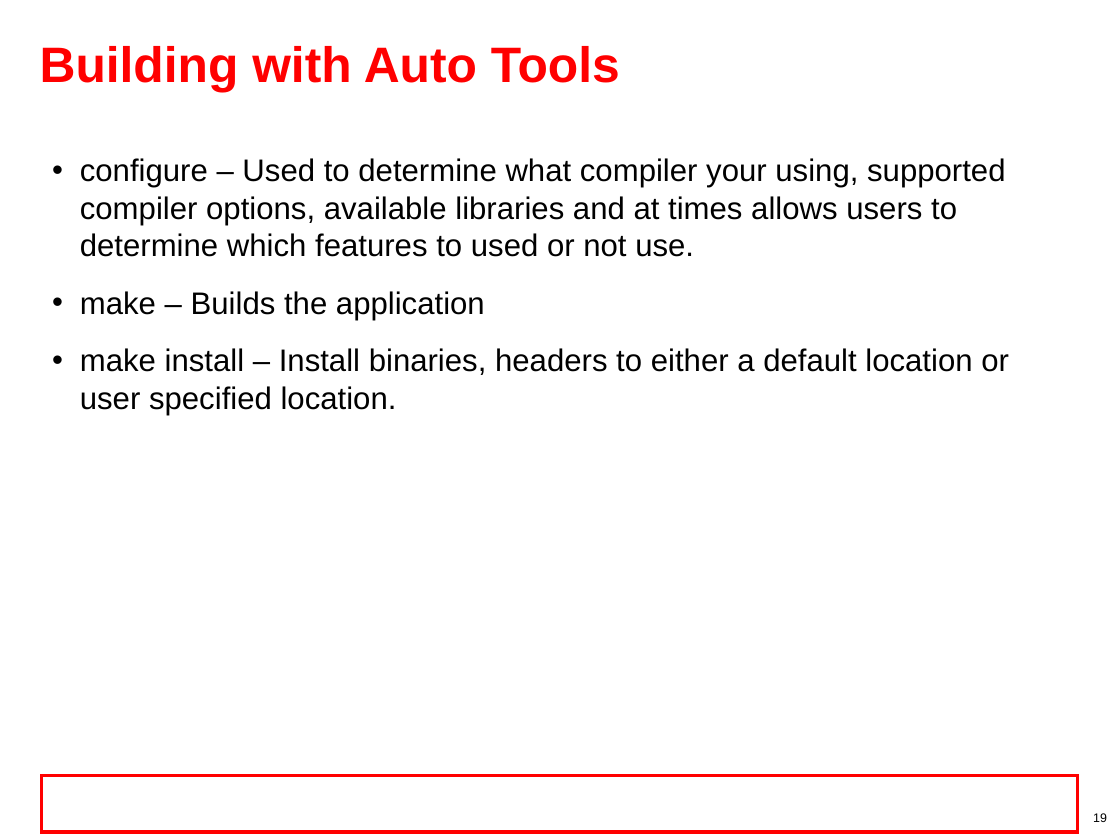
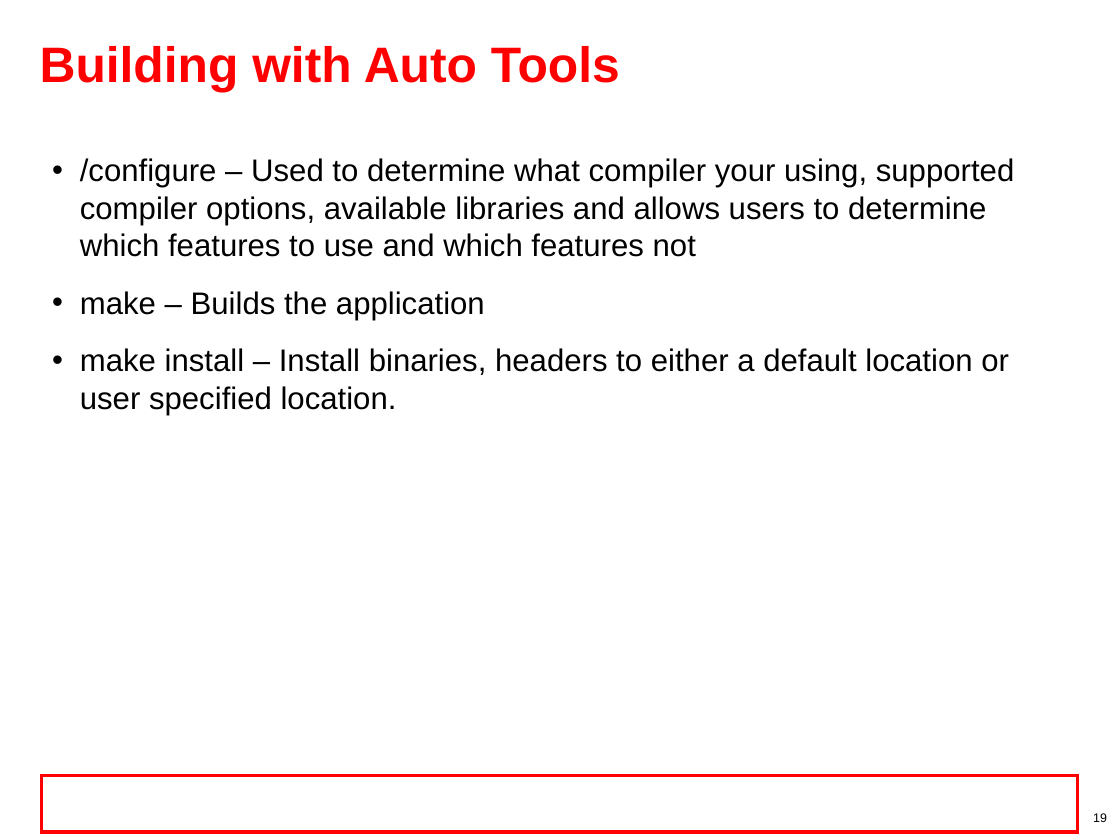
Before and after one commit to hari1989/keystone-workshop, a slide deck: slide 19 of preliminary/Working/presentations/Sitara/sitara_boot_camp_toolchain_Ran.pptx. Drawn at 1120x840 pixels with LibreOffice and Linux fonts; fonts in the diff are those of the drawing; background and template pictures are left out. Boxes give left, top, right and bottom in pixels: in the first picture for what was removed or moved away, otherwise in the second. Text is boxed around its words. In the diff, an @@ line names an element or a change of style, - is before the commit and + after.

```diff
--- a/preliminary/Working/presentations/Sitara/sitara_boot_camp_toolchain_Ran.pptx
+++ b/preliminary/Working/presentations/Sitara/sitara_boot_camp_toolchain_Ran.pptx
@@ text at box(80, 158, 1015, 257): text changed @@
-• configure – Used to determine what compiler your using, supported compiler options, available libraries and at times allows users to determine which features to used or not use.
+• /configure – Used to determine what compiler your using, supported compiler options, available libraries and allows users to determine which features to use and which features not
```
Also in this commit, not shown: 17 other slides changed.
